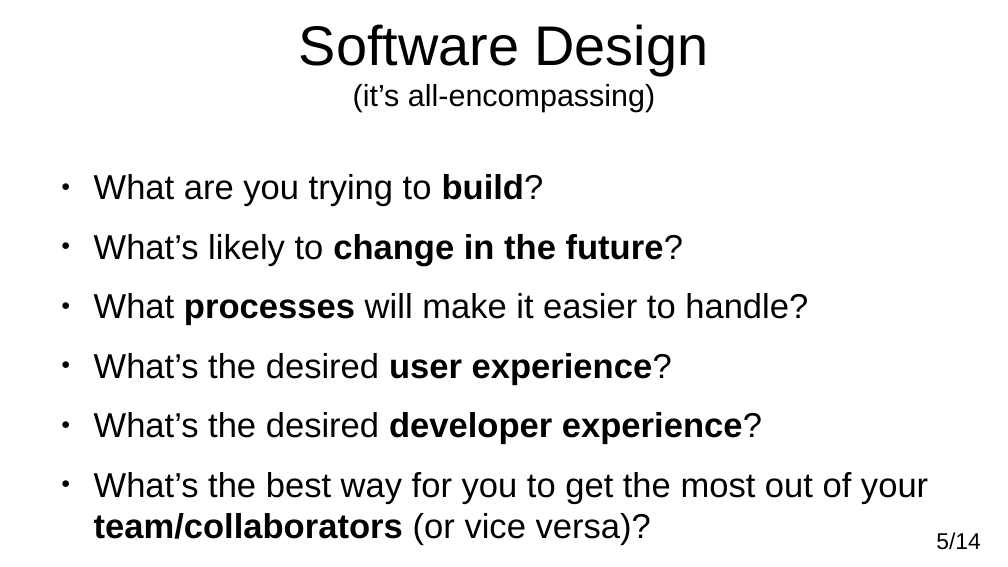
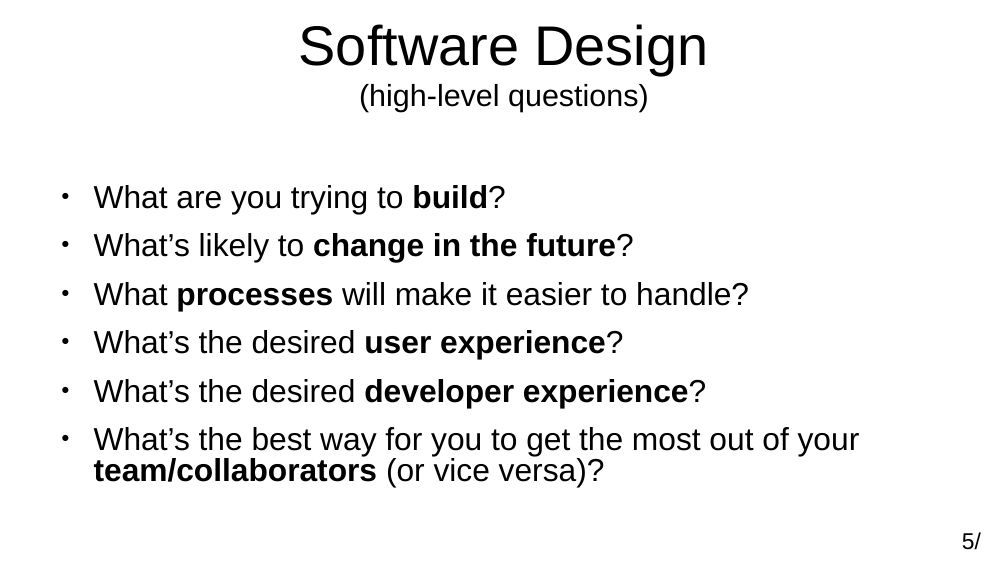
Before and after one commit to adamkewley/rse-meetups, a slide deck: slide 5 of 3_SoftwareDesign/PresentationSlides.odp. Drawn at 1008x567 pixels with LibreOffice and Linux fonts; fonts in the diff are those of the drawing. Boxes give left, top, right and bottom in pixels: in the first picture for what was removed or moved away, otherwise in the second. Text is boxed around its words. In the diff, an @@ line names an element or a change of style, - is before the commit and + after.

```diff
--- a/3_SoftwareDesign/PresentationSlides.odp
+++ b/3_SoftwareDesign/PresentationSlides.odp
@@ title at (299, 24, 709, 112): text changed @@
-Software Design
-(it’s all-encompassing)
+Software Design
+(high-level questions)
@@ text "What are you trying to ...": place and size @@
-text "What are you trying to ..." at (94, 174, 928, 545)
+text "What are you trying to ..." at (94, 185, 860, 486)
@@ text "What are you trying to ..." at (94, 185, 860, 486): size 27.2 to 25 pt; indent changed; line spacing 1 to 0.8 @@
@@ page number at (962, 532, 981, 550): text changed @@
-5/14
+5/
```
Also in this commit, not shown: 12 other slides changed, 2 other files.
